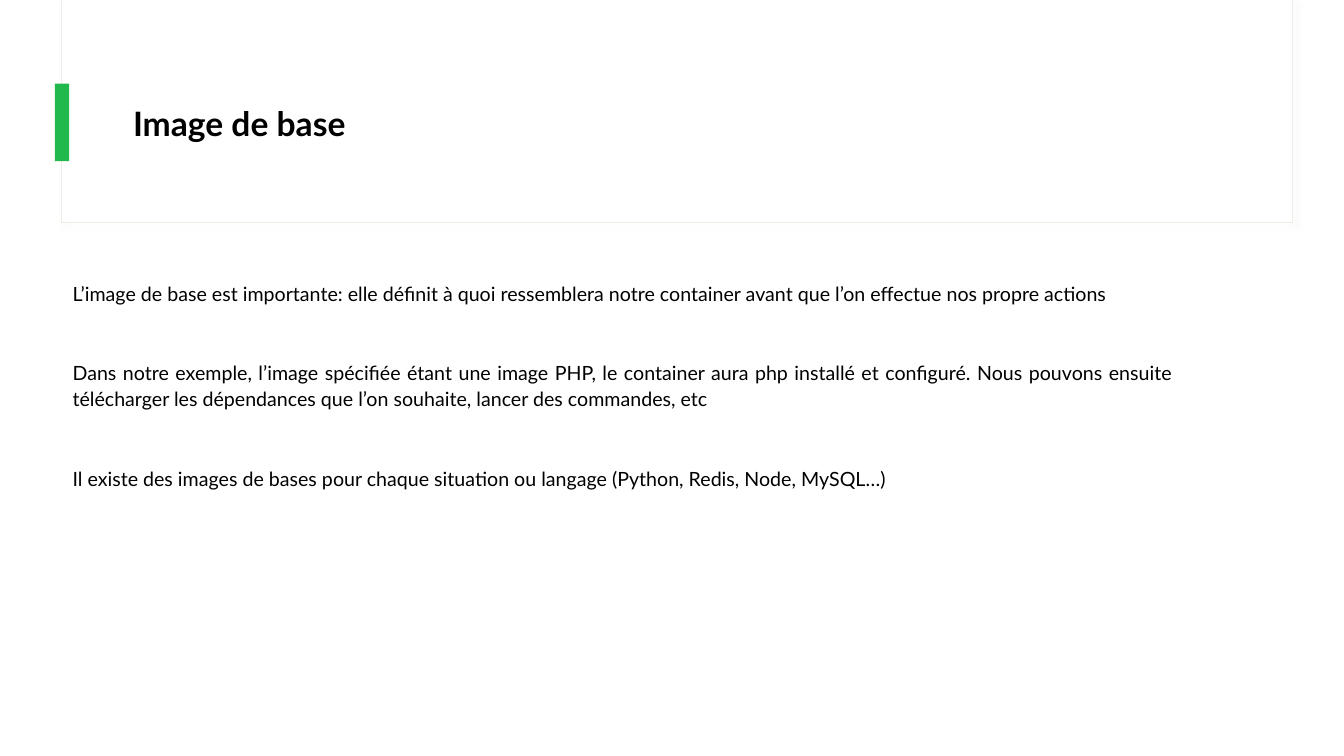
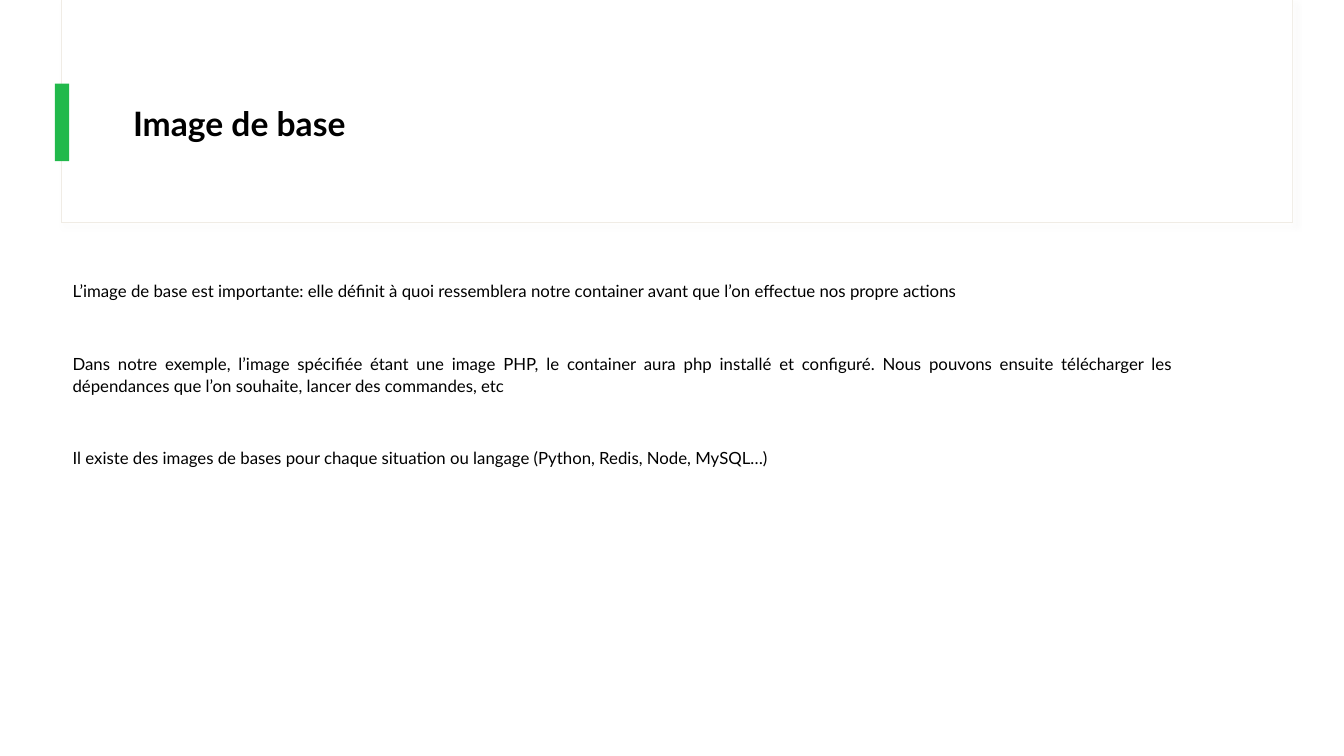
Before and after one commit to IPSSIASIDEV2/Jedy-DockerKubernetes-Formation, a slide deck: slide 21 of Cours/Cours.pptx. Drawn at 1344x756 pixels with LibreOffice and Linux fonts; fonts in the diff are those of the drawing. Boxes give left, top, right and bottom in pixels: in the first picture for what was removed or moved away, otherwise in the second. Text is boxed around its words. In the diff, an @@ line names an element or a change of style, - is before the commit and + after.

```diff
--- a/Cours/Cours.pptx
+++ b/Cours/Cours.pptx
@@ text "L’image de base est importante: ..." at (x1=73, y1=284, x2=1171, y2=467): size 14 to 12 pt @@
```
Also in this commit, not shown: 7 other slides changed, 1 slide added.
